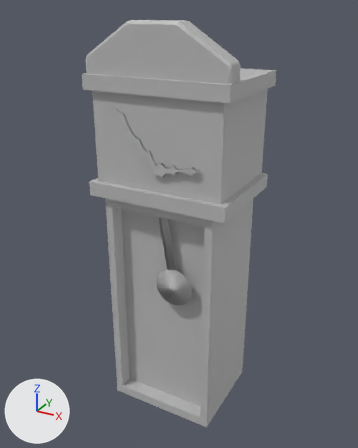
Before and after pictures for a commit that changed the FBX model Assets/Props/HORLOGE/horloge.fbx.
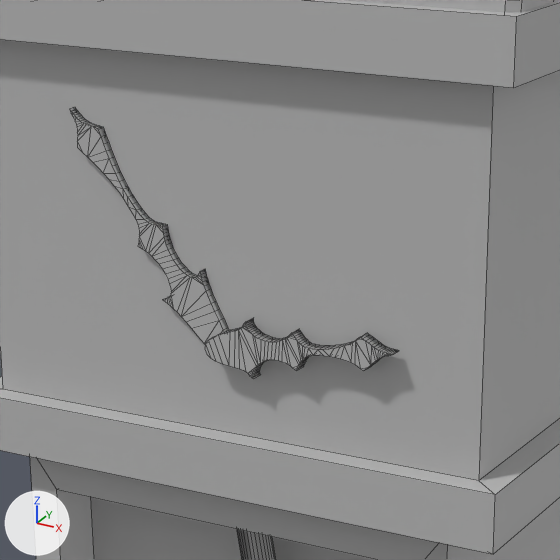
There are two pictures of each version: one whole from a 50 mm lens placed at (1.247, -2.292, 2.288), pointed at (-0.016, 0.002, 1.141), one close up on the part from 27% to 67% of the width and 18% to 50% of the height. Every picture has the same lights, and +X, +Y and +Z are marked at lower left. The close-ups show mesh edges as thin lines. Where no turn or scale is listed for an object, it has been applied to the vertices.
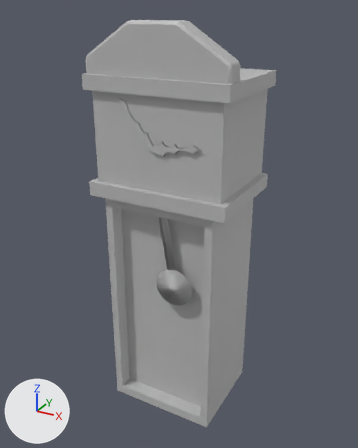
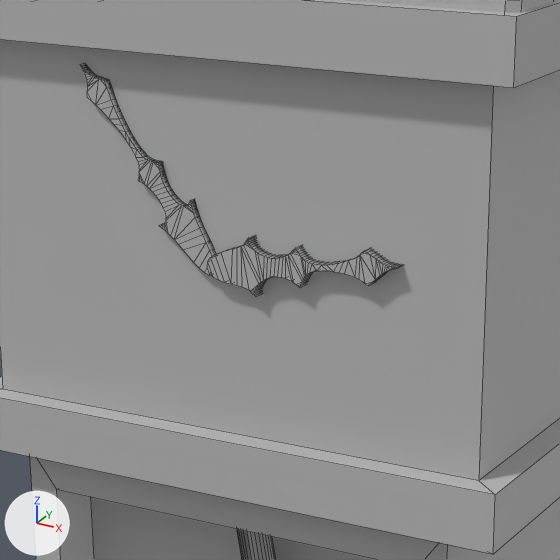
Changed parts and their boxes (x1, y1, x2, y2) in the close-ups (560 x 560 px; the box of a moved part takes in the faces that stretch with it):
part 1 of me_mesh, moved or reshaped: before (69, 107, 229, 344); after (80, 63, 216, 275)
part 2 of me_mesh, moved or reshaped: before (205, 318, 399, 379); after (207, 235, 403, 297)

The change, as a diff of the scene's bpy script:
```diff
--- a/Assets/Props/HORLOGE/horloge.fbx.py
+++ b/Assets/Props/HORLOGE/horloge.fbx.py
@@ me_mesh @@
 me_mesh.from_pydata(...)  # 793 vertices, 841 faces; spans x -0.4..0.4, y -0.3..0.3, z 0.0..2.23
 # used by ob_pcube5; location = (0.0, 0.0, 0.0)
+# me_mesh part 1: the loose piece of 280 vertices spanning x -0.22..0.01, y -0.28..-0.27, z 1.53..1.83 is scaled about its middle by 0.831, then moved by (0.0, 0.0, 0.08)
+# me_mesh part 2: the loose piece of 280 vertices spanning x -0.01..0.25, y -0.3..-0.28, z 1.52..1.59 is moved by (0.0, 0.01, 0.1)
 me_mesh.materials.append(mat_lambert1)
```
